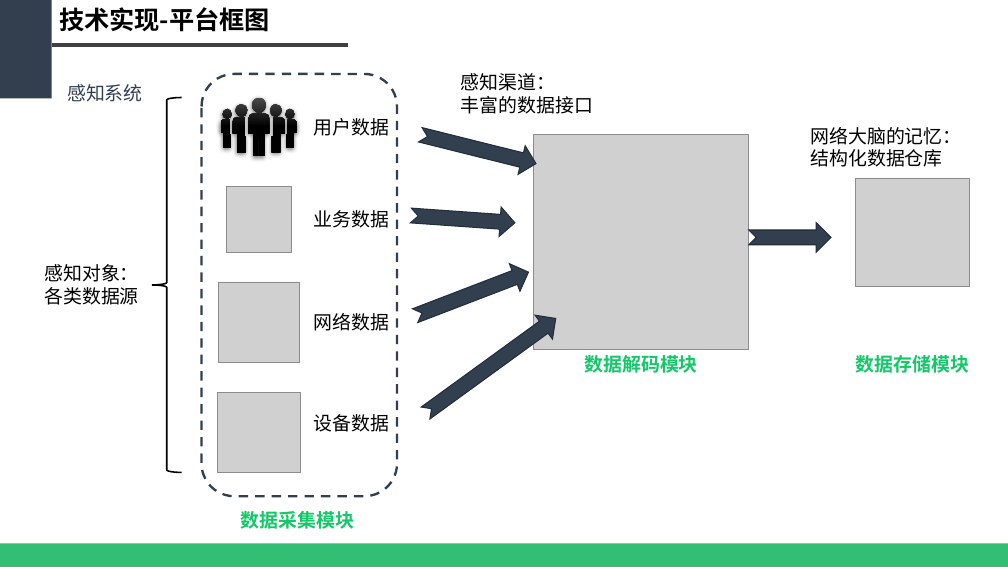
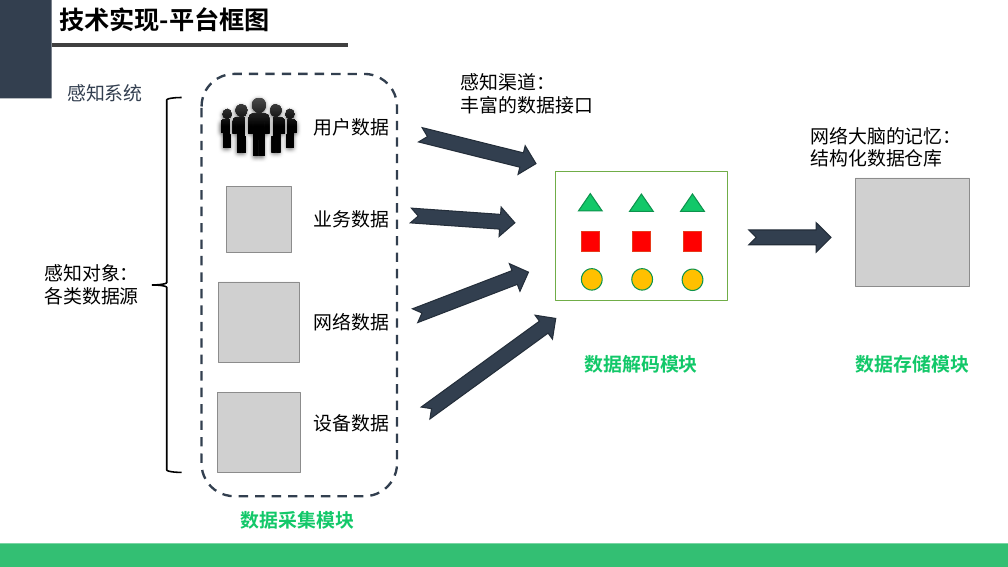
Before and after one commit to WeakX/ZHCM, a slide deck: slide 18 of PPT/(2018.01.16)基于大数据的智慧网络运维平台.pptx (slide 17 before the commit). Drawn at 1008x567 pixels with LibreOffice and Linux fonts; fonts in the diff are those of the drawing; grey boxes stand for pictures. Boxes give left, top, right and bottom in pixels: in the first picture for what was removed or moved away, otherwise in the second. Text is boxed around its words. In the diff, an @@ line names an element or a change of style, - is before the commit and + after.

```diff
--- a/PPT/(2018.01.16)基于大数据的智慧网络运维平台.pptx
+++ b/PPT/(2018.01.16)基于大数据的智慧网络运维平台.pptx
@@ picture removed at <box>534,134,749,349</box> @@
@@ rectangle added at <box>555,172,727,301</box>, outline #70AD47 0.75 pt @@
@@ triangle added at <box>578,194,602,211</box>, fill #12C869, outline #0D944E 1 pt @@
@@ triangle added at <box>630,194,653,212</box>, fill #12C869, outline #0D944E 1 pt @@
@@ triangle added at <box>681,194,704,212</box>, fill #12C869, outline #0D944E 1 pt @@
@@ rectangle added at <box>582,232,600,253</box>, fill #FF0000, outline #E73A1C 1 pt @@
@@ rectangle added at <box>633,232,651,253</box>, fill #FF0000, outline #E73A1C 1 pt @@
@@ rectangle added at <box>684,232,702,253</box>, fill #FF0000, outline #E73A1C 1 pt @@
@@ ellipse added at <box>582,268,603,290</box>, fill #FFC000, outline #0D944E 1 pt @@
@@ ellipse added at <box>632,268,653,290</box>, fill #FFC000, outline #0D944E 1 pt @@
@@ ellipse added at <box>682,269,703,290</box>, fill #FFC000, outline #0D944E 1 pt @@
```
Also in this commit, not shown: 12 other slides changed, 1 slide added, 4 other files.
